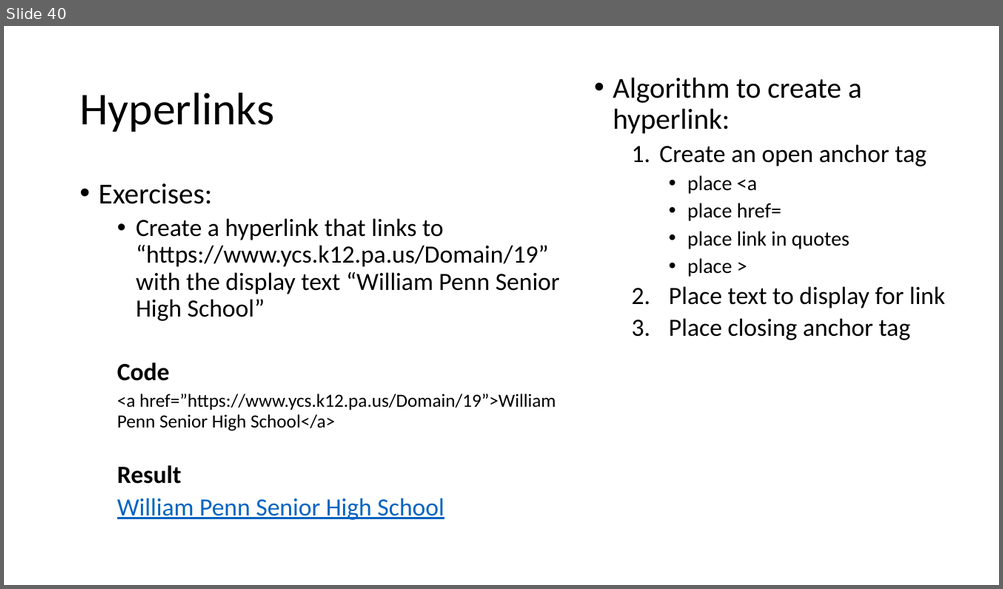
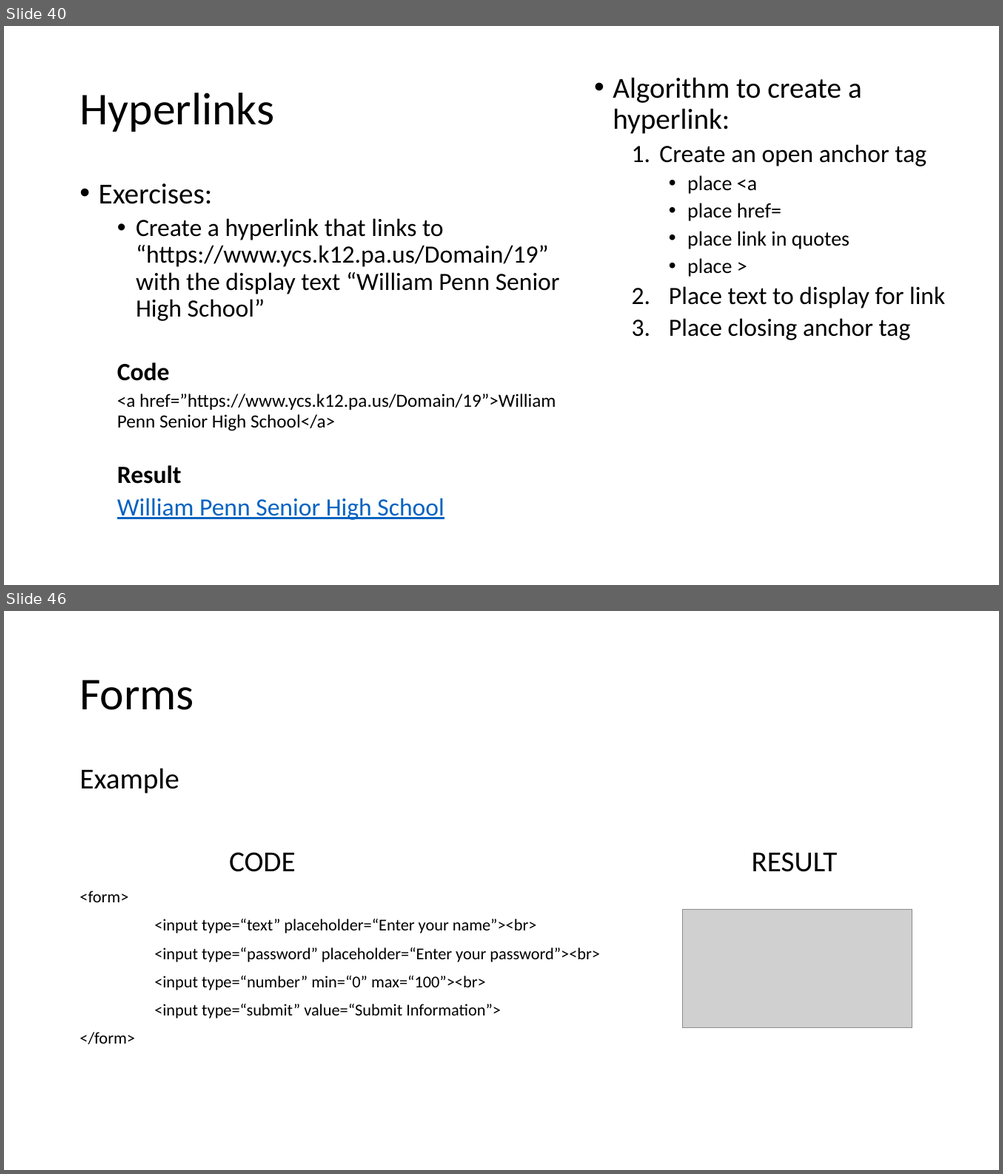
Before and after one commit to MrJoshGross/Course-Curricular-Material, a slide deck: Computer Science Discoveries/Lectures/Lecture 9 - More HTML Tags.pptx. Shown one above the other, each under a label of ours: slide 40 before the commit, slides 40 and 46 after it; the slides between them are not shown. The pictures are 1003x589 and 1003x1174 pixels, drawn with LibreOffice and Linux fonts; fonts in the diff are those of the drawing; grey boxes stand for pictures. Boxes give left, top, right and bottom in pixels: in the first picture for what was removed or moved away, otherwise in the second. Text is boxed around its words. In the diff, an @@ line names an element or a change of style, - is before the commit and + after.

```diff
--- a/Computer Science Discoveries/Lectures/Lecture 9 - More HTML Tags.pptx
+++ b/Computer Science Discoveries/Lectures/Lecture 9 - More HTML Tags.pptx
@@ slide 46 added at box(4, 611, 999, 1170), background #FFFFFF @@
@@ title added at box(79, 680, 194, 710), 44 pt, text #000000 @@
+Forms
@@ text added at box(79, 768, 600, 1045), 16 pt, text #000000 @@
+Example
+CODE RESULT
+<form>
+<input type=“text” placeholder=“Enter your name”><br>
+<input type=“password” placeholder=“Enter your password”><br>
+<input type=“number” min=“0” max=“100”><br>
+<input type=“submit” value=“Submit Information”>
+</form>
@@ picture added at box(683, 909, 912, 1028) @@
```
Also in this commit, not shown: 35 other slides added, 2 other files.
